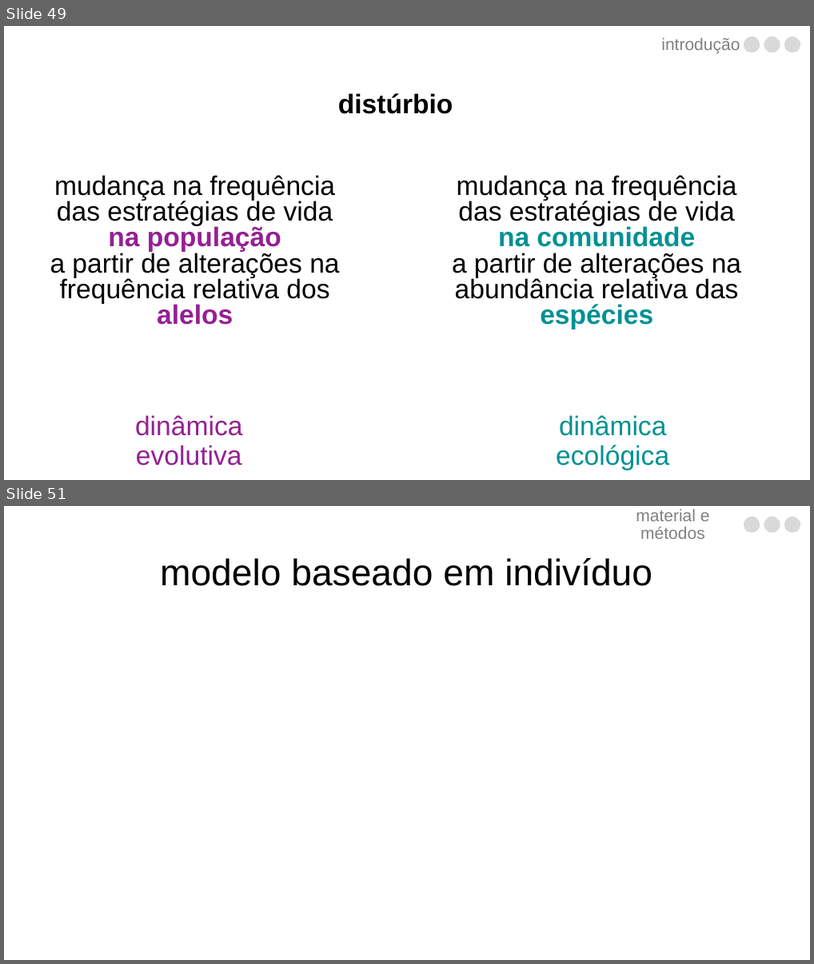
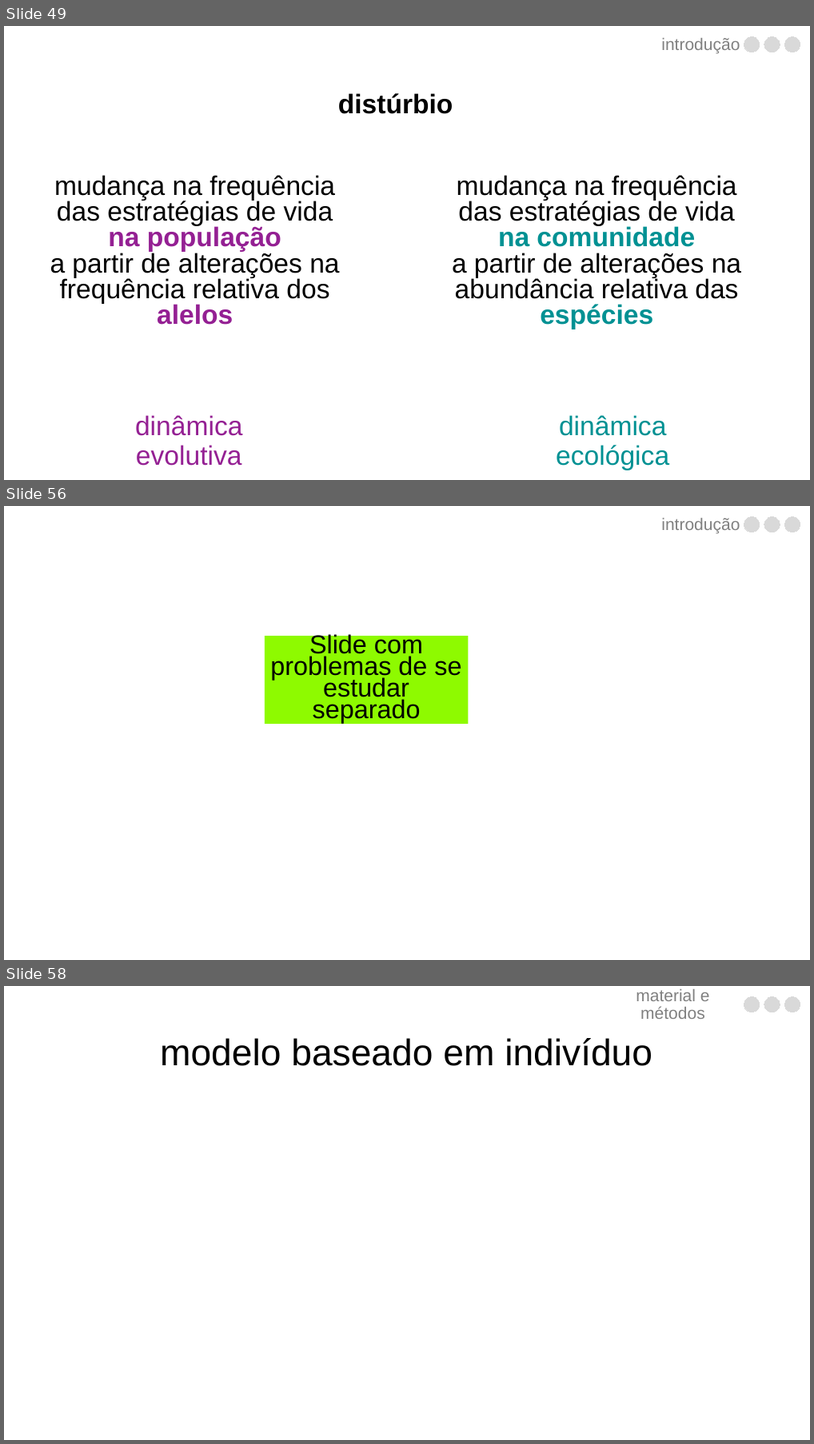
Before and after one commit to luisanovara/dissertacao, a slide deck: DEFESA.pptx. Shown one above the other, each under a label of ours: slides 49 and 51 before the commit, slides 49, 56 and 58 after it; the slides between them are not shown. The pictures are 814x964 and 814x1444 pixels, drawn with LibreOffice and Linux fonts; fonts in the diff are those of the drawing. Boxes give left, top, right and bottom in pixels: in the first picture for what was removed or moved away, otherwise in the second. Text is boxed around its words. In the diff, an @@ line names an element or a change of style, - is before the commit and + after.

```diff
--- a/DEFESA.pptx
+++ b/DEFESA.pptx
@@ slide 56 added at bbox=[4, 506, 810, 960], background #FFFFFF @@
@@ text added at bbox=[662, 518, 740, 534], 20 pt, text #808080 @@
+introdução
@@ freeform shape added at bbox=[745, 517, 760, 532], fill #D9D9D9, outline #D9D9D9 0 pt @@
@@ freeform shape added at bbox=[765, 517, 781, 532], fill #D9D9D9, outline #D9D9D9 0 pt @@
@@ freeform shape added at bbox=[785, 517, 801, 532], fill #D9D9D9, outline #D9D9D9 0 pt @@
@@ rectangle added at bbox=[265, 636, 469, 724], fill #8EFA00, 30.8 pt, text #000000 @@
+Slide com problemas de se estudar separado
@@ what was slide 51 is now slide 58 @@
```
Also in this commit, not shown: 1 slide changed, 6 other slides added.
